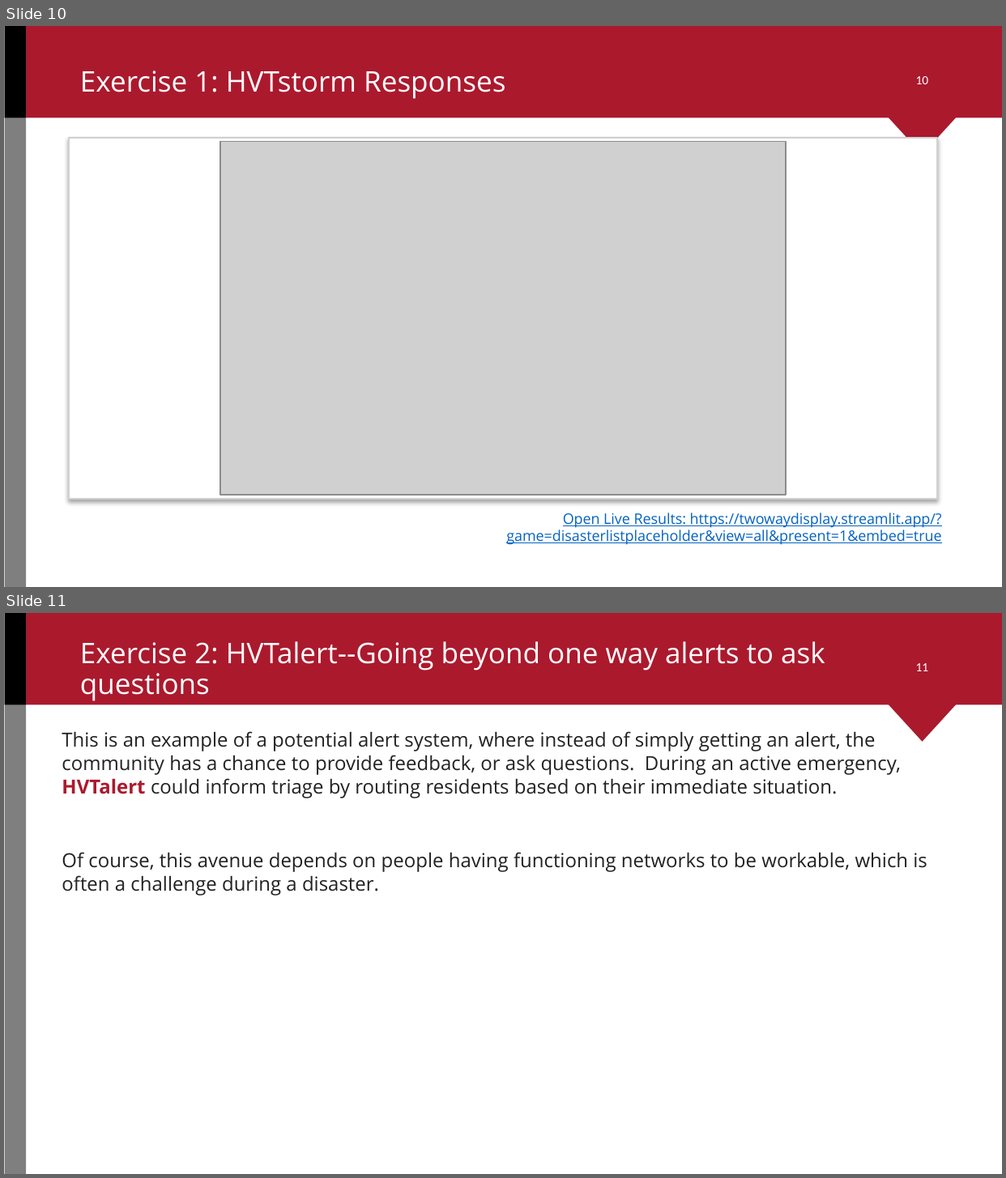
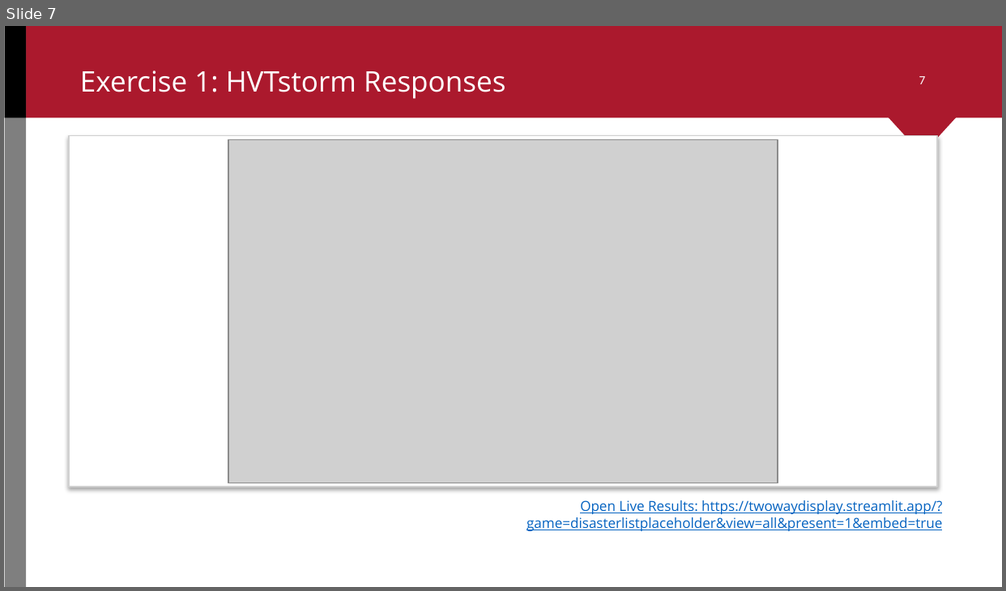
Before and after one commit to ccsfist/gitio2ppt, a slide deck: HoopaValley_Workshop.pptx. Shown one above the other, each under a label of ours: slides 10 and 11 before the commit, slide 7 after it. The pictures are 1006x1178 and 1006x591 pixels, drawn with LibreOffice and Linux fonts; fonts in the diff are those of the drawing; grey boxes stand for pictures; background and template pictures are left out. Boxes give left, top, right and bottom in pixels: in the first picture for what was removed or moved away, otherwise in the second. Text is boxed around its words. In the diff, an @@ line names an element or a change of style, - is before the commit and + after.

```diff
--- a/HoopaValley_Workshop.pptx
+++ b/HoopaValley_Workshop.pptx
@@ slide 11 removed at bbox=[4, 613, 1002, 1174], background #FFFFFF; not listed: 5 template elements that a slide beside it also shows @@
@@ title removed at bbox=[80, 641, 825, 701] @@
-Exercise 2: HVTalert--Going beyond one way alerts to ask questions
@@ text removed at bbox=[62, 731, 901, 798] @@
-This is an example of a potential alert system, where instead of simply getting an alert, the community has a chance to provide feedback, or ask questions. During an active emergency, HVTalert could inform triage by routing residents based on their immediate situation.
@@ text removed at bbox=[62, 852, 927, 896] @@
-Of course, this avenue depends on people having functioning networks to be workable, which is often a challenge during a disaster.
@@ what was slide 10 is now slide 7 @@
@@ slide 7 changed as well @@
@@ page number at bbox=[919, 76, 926, 84]: text changed @@
-10
+7
@@ rectangle: place and size @@
-rectangle at bbox=[69, 138, 937, 499]
+rectangle at bbox=[69, 136, 937, 487]
@@ picture: place and size @@
-picture at bbox=[220, 142, 786, 495]
+picture at bbox=[228, 139, 778, 483]
@@ text "Open Live Results: https://twowaydisplay.streamlit.app/?game ...": place and size @@
-text "Open Live Results: https://twowaydisplay.streamlit.app/?game ..." at bbox=[506, 513, 942, 545]
+text "Open Live Results: https://twowaydisplay.streamlit.app/?game ..." at bbox=[526, 501, 942, 531]
@@ text "Open Live Results: https://twowaydisplay.streamlit.app/?game ..." at bbox=[526, 501, 942, 531]: size 10.5 to 10 pt @@
```
Also in this commit, not shown: 14 other slides changed, 9 other slides removed, 6 other files.
